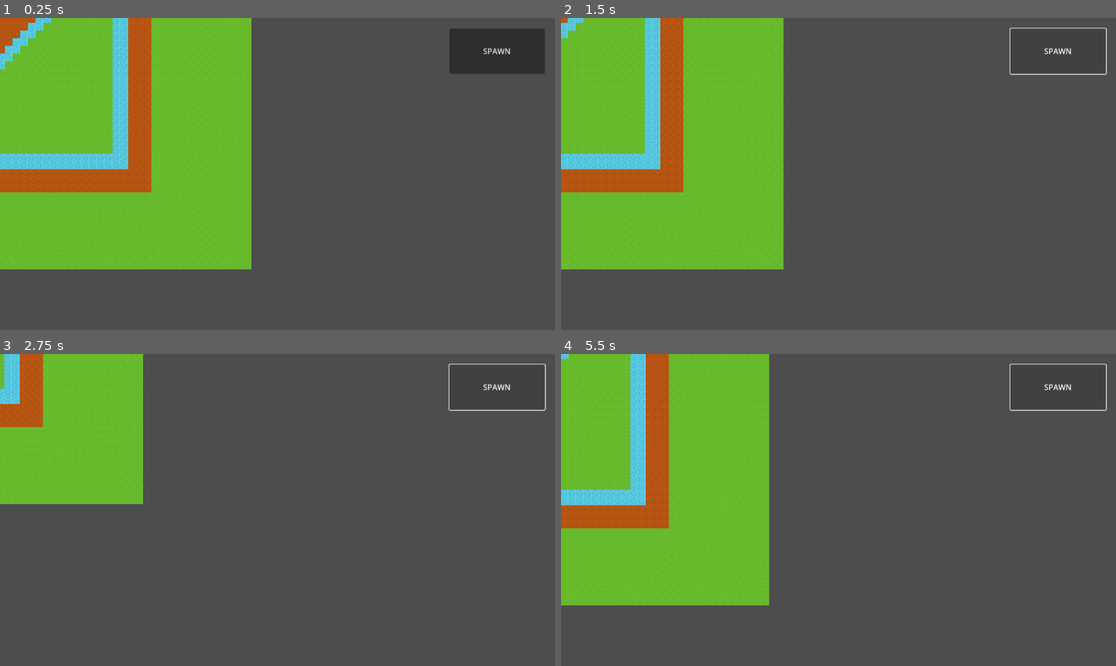
Above: before the commit, frames 1-4 (two rows, left to right).
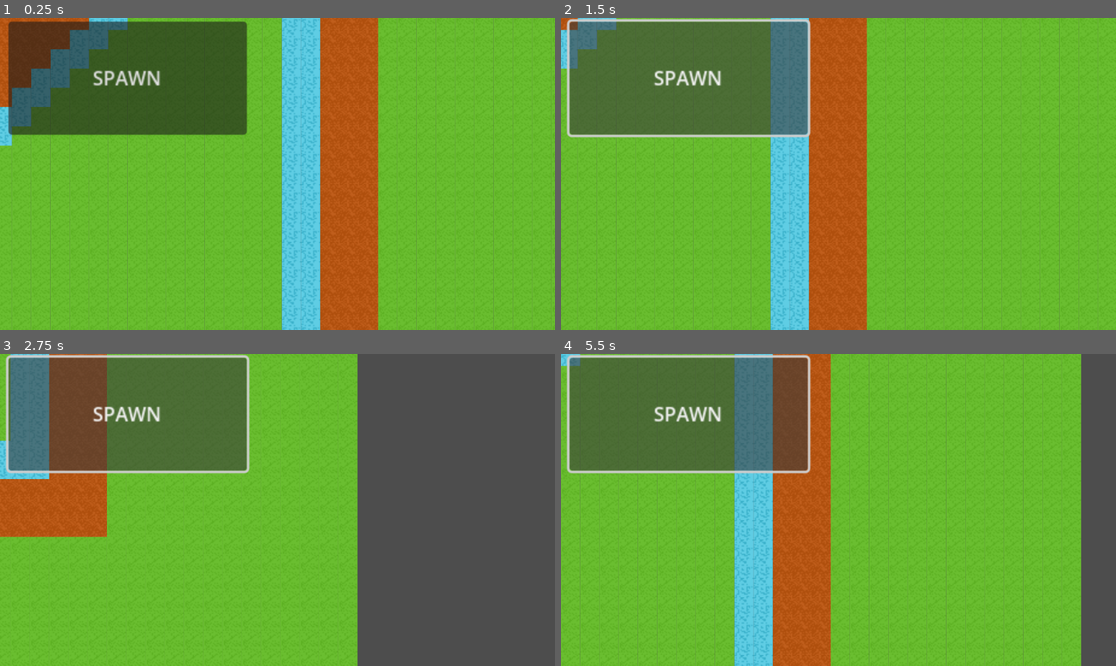
Above: after the commit, the same moments.

Repository: Macherson/ChipsowyJam2D1
Game: Godot game, scene res://arena.tscn
Same seed, same stepped clock (60 frames per second), same inputs: the game is played once before the commit and once after it.
Inputs:
- Up to frame 1 (0.25 s): no input
- Up to frame 2 (1.5 s): click "SPAWN" at 0.5 s; tap Enter at 1.25 s; hold Right (ui_right) from 1.28 s (still down)
- Up to frame 3 (2.75 s): release Right (ui_right) at 2.03 s; hold Down (ui_down) from 2.03 s (still down)
- Up to frame 4 (5.5 s): release Down (ui_down) at 2.78 s; hold Right (ui_right) 2.78-3.53 s; hold Up (ui_up) 3.53-4.28 s; hold Left (ui_left) from 4.28 s (still down)

The runs differ from the first frame. In frame 1, 84% of the frame differs, in the area x 0-100%, y 0-100%; in frame 2, 87%; in frame 3, 64%; in frame 4, 83%.

Commit message:
Mobs movement

Diff:
--- a/arena.gd
+++ b/arena.gd
@@ -5,6 +5,8 @@
 @export var GreenMid: Marker2D
 @export var GreenTop: Marker2D
 @export var GreenBot: Marker2D
+
+@export var MidCenter: Marker2D
 
 @export var crabpack: PackedScene
 
@@ -31,6 +33,8 @@
 	spawn(pos)
 
 func spawn(pos):
-	var crab = crab_scene.instantiate()
+	var crab : CharacterBody2D
+	crab = crabpack.instantiate()
 	crab.position = pos
 	add_child(crab)
+	crab.set_movement_target(MidCenter.position)
--- a/arena.tscn
+++ b/arena.tscn
@@ -27,6 +27,12 @@
 8:1/0 = 0
 8:1/0/physics_layer_0/linear_velocity = Vector2(0, 0)
 8:1/0/physics_layer_0/angular_velocity = 0.0
+2:0/0 = 0
+2:0/0/physics_layer_0/linear_velocity = Vector2(0, 0)
+2:0/0/physics_layer_0/angular_velocity = 0.0
+4:0/0 = 0
+4:0/0/physics_layer_0/linear_velocity = Vector2(0, 0)
+4:0/0/physics_layer_0/angular_velocity = 0.0
 
 [sub_resource type="TileSetAtlasSource" id="TileSetAtlasSource_n2e0u"]
 texture = ExtResource("2_eyleu")
@@ -63,7 +69,14 @@
 sources/0 = SubResource("TileSetAtlasSource_v64ef")
 sources/1 = SubResource("TileSetAtlasSource_n2e0u")
 
-[node name="Arena" type="Node2D" node_paths=PackedStringArray("blueMid", "blueTop", "blueBot", "GreenMid", "GreenTop", "GreenBot")]
+[sub_resource type="NavigationPolygon" id="NavigationPolygon_wisgp"]
+vertices = PackedVector2Array(634, 4, 595, 93, 576, 93, 547, 65, 547, 45, 634, 635, 596, 596, 5, 635, 93, 596, 5, 4, 44, 45, 45, 548, 64, 548, 93, 576)
+polygons = Array[PackedInt32Array]([PackedInt32Array(0, 1, 2, 3, 4), PackedInt32Array(0, 5, 6, 1), PackedInt32Array(6, 5, 7, 8), PackedInt32Array(9, 0, 4, 10), PackedInt32Array(7, 9, 10, 11), PackedInt32Array(8, 7, 11, 12, 13), PackedInt32Array(13, 12, 3, 2)])
+outlines = Array[PackedVector2Array]([PackedVector2Array(0, -1, 1, 640, 639, 641, 639, 0)])
+source_geometry_group_name = &"navigation_polygon_source_group"
+agent_radius = 5.0
+
+[node name="Arena" type="Node2D" node_paths=PackedStringArray("blueMid", "blueTop", "blueBot", "GreenMid", "GreenTop", "GreenBot", "MidCenter")]
 script = ExtResource("1_jl2gy")
 blueMid = NodePath("Spawners/BlueMidSpawn")
 blueTop = NodePath("Spawners/BlueTopSpawn")
@@ -71,12 +84,26 @@
 GreenMid = NodePath("Spawners/GreenMidSpawn")
 GreenTop = NodePath("Spawners/GreenTopSpawn")
 GreenBot = NodePath("Spawners/GreenBotSpawn")
+MidCenter = NodePath("MidCenter")
 crabpack = ExtResource("2_6ppsx")
 
 [node name="TileMap" type="TileMap" parent="."]
 tile_set = SubResource("TileSet_ddaci")
 format = 2
 layer_0/tile_data = PackedInt32Array(0, 589824, 0, 65536, 589824, 0, 131072, 589824, 0, 196608, 589824, 0, 262144, 5898 …(70030 unchanged characters)…
+
+[node name="NavigationRegion2D" type="NavigationRegion2D" parent="TileMap"]
+navigation_polygon = SubResource("NavigationPolygon_wisgp")
+
+[node name="Polygon2D" type="Polygon2D" parent="TileMap/NavigationRegion2D"]
+visible = false
+polygon = PackedVector2Array(49, 50, 50, 543, 62, 543, 542, 63, 542, 50)
+
+[node name="Polygon2D2" type="Polygon2D" parent="TileMap/NavigationRegion2D"]
+visible = false
+position = Vector2(640, 641)
+rotation = 3.14159
+polygon = PackedVector2Array(49, 50, 50, 543, 62, 543, 542, 63, 542, 50)
 
 [node name="TopCenter" type="Marker2D" parent="."]
 position = Vector2(27, 25)
@@ -111,14 +138,15 @@
 position = Vector2(326, 278)
 anchor_mode = 0
 ignore_rotation = false
+zoom = Vector2(2.5, 2.5)
 script = ExtResource("5_v3lfb")
 speed = 300
 
 [node name="Spawn" type="Button" parent="Camera"]
-offset_left = 933.0
-offset_top = 22.0
-offset_right = 1131.0
-offset_bottom = 116.0
+offset_left = 7.0
+offset_top = 3.0
+offset_right = 205.0
+offset_bottom = 97.0
 text = "SPAWN"
 
 [connection signal="pressed" from="Camera/Spawn" to="." method="_on_spawn_pressed"]
--- a/crab.gd
+++ b/crab.gd
@@ -1,10 +1,30 @@
 extends CharacterBody2D
 @export var parent: Node2D
+@export var healthLabel: Label
 
-const SPEED = 300.0
+@export var movement_speed: float = 5.0
+@onready var navigation_agent: NavigationAgent2D = get_node("NavigationAgent2D")
 
 func _ready():
-	pass
+	healthLabel.text = "10"
+
+func set_movement_target(movement_target: Vector2):
+	navigation_agent.set_target_position(movement_target)
 
 func _physics_process(delta):
+	if navigation_agent.is_navigation_finished():
+		return
+	var next_path_position: Vector2 = navigation_agent.get_next_path_position()
+	var new_velocity: Vector2 = global_position.direction_to(next_path_position) * movement_speed
+	if navigation_agent.avoidance_enabled:
+		navigation_agent.set_velocity(new_velocity)
+	else:
+		_on_navigation_agent_2d_velocity_computed(new_velocity)
+
+
+func _on_navigation_agent_2d_velocity_computed(safe_velocity):
+	velocity = safe_velocity
 	move_and_slide()
+
+func _on_progress_bar_value_changed(value):
+	healthLabel.text = value
--- a/crab.tscn
+++ b/crab.tscn
@@ -47,9 +47,18 @@
 "speed": 5.0
 }]
 
-[node name="Crab" type="CharacterBody2D" node_paths=PackedStringArray("parent")]
+[sub_resource type="LabelSettings" id="LabelSettings_lj5gx"]
+font_size = 21
+
+[node name="Crab" type="CharacterBody2D" node_paths=PackedStringArray("parent", "healthLabel")]
 script = ExtResource("1_1anqc")
 parent = NodePath(".")
+healthLabel = NodePath("ProgressBar/HealthLabel")
+movement_speed = 20.0
+
+[node name="NavigationAgent2D" type="NavigationAgent2D" parent="."]
+avoidance_enabled = true
+neighbor_distance = 250.0
 
 [node name="CollisionShape2D" type="CollisionShape2D" parent="."]
 position = Vector2(-0.5, -6.5)
@@ -72,3 +81,16 @@
 max_value = 10.0
 step = 1.0
 value = 10.0
+show_percentage = false
+
+[node name="HealthLabel" type="Label" parent="ProgressBar"]
+layout_mode = 0
+offset_right = 130.0
+offset_bottom = 30.0
+text = "10"
+label_settings = SubResource("LabelSettings_lj5gx")
+horizontal_alignment = 1
+vertical_alignment = 1
+
+[connection signal="velocity_computed" from="NavigationAgent2D" to="." method="_on_navigation_agent_2d_velocity_computed"]
+[connection signal="value_changed" from="ProgressBar" to="." method="_on_progress_bar_value_changed"]
Not shown: 1 places in arena.tscn that only renumber resources
Not shown: 1 places in crab.tscn that only renumber resources
